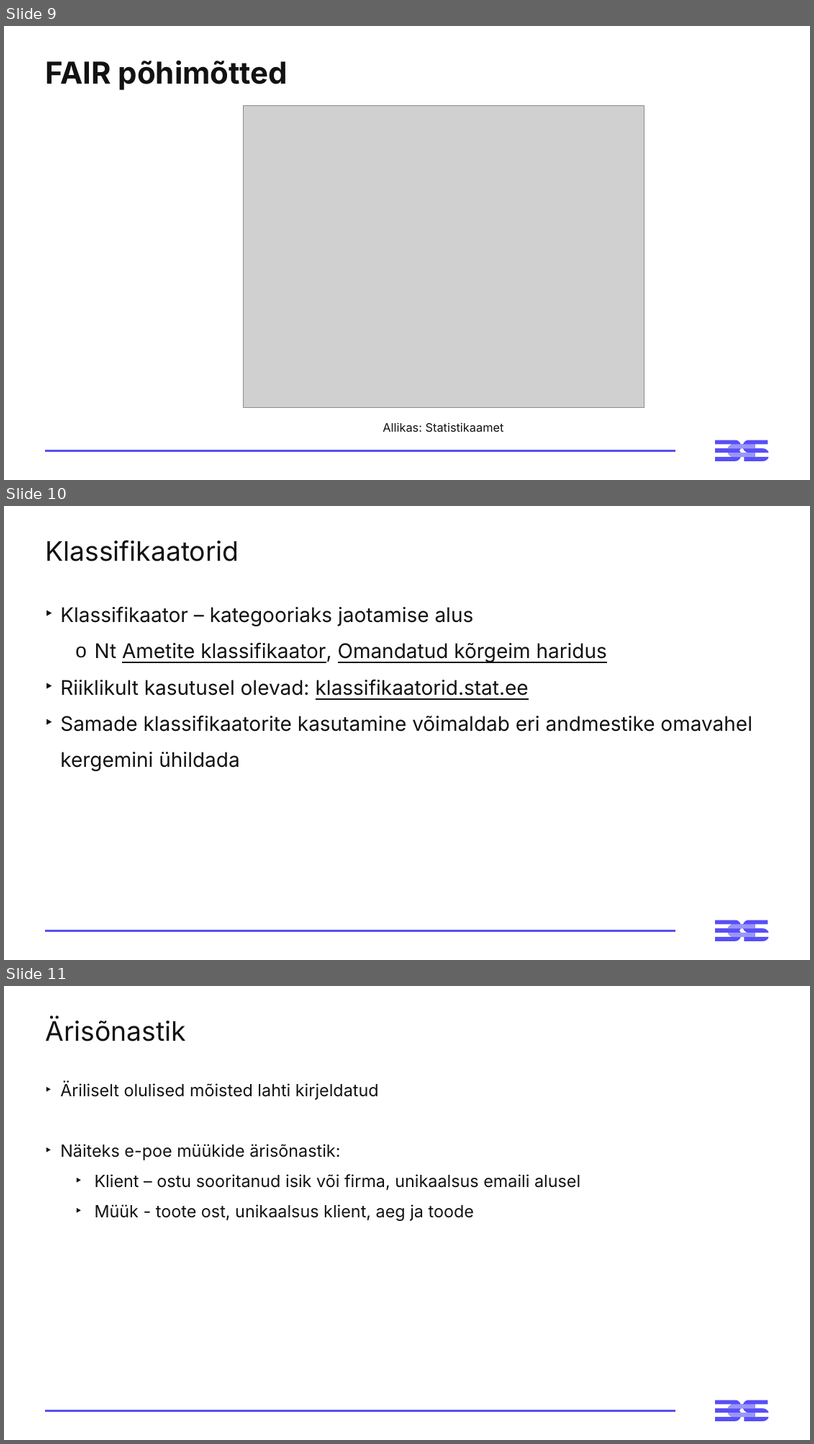
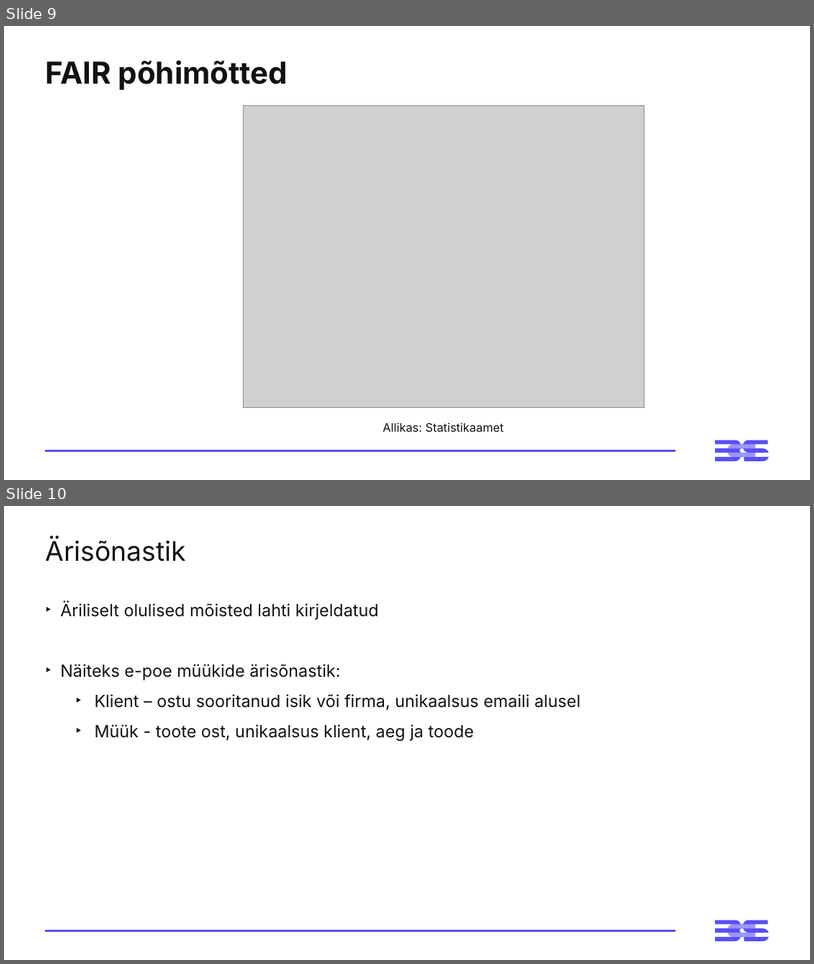
Before and after one commit to emilieabel/andmetarkus, a slide deck: Materjalid/Day9 Andmekorraldus Dim Fakt/9-paev-andmetarkus-esitlus.pptx. Shown one above the other, each under a label of ours: slides 9, 10 and 11 before the commit, slides 9 and 10 after it. The pictures are 814x1444 and 814x964 pixels, drawn with LibreOffice and Linux fonts; fonts in the diff are those of the drawing; grey boxes stand for pictures. Boxes give left, top, right and bottom in pixels: in the first picture for what was removed or moved away, otherwise in the second. Text is boxed around its words. In the diff, an @@ line names an element or a change of style, - is before the commit and + after.

```diff
--- a/Materjalid/Day9 Andmekorraldus Dim Fakt/9-paev-andmetarkus-esitlus.pptx
+++ b/Materjalid/Day9 Andmekorraldus Dim Fakt/9-paev-andmetarkus-esitlus.pptx
@@ slide 10 removed at [4,506,810,960], background #FFFFFF; not listed: 3 template elements that a slide beside it also shows @@
@@ title removed at [45,540,239,561] @@
-Klassifikaatorid
@@ text removed at [60,606,753,771] @@
-‣ Klassifikaator – kategooriaks jaotamise alus
-  o Nt Ametite klassifikaator, Omandatud kõrgeim haridus
-‣ Riiklikult kasutusel olevad: klassifikaatorid.stat.ee
-‣ Samade klassifikaatorite kasutamine võimaldab eri andmestike omavahel kergemini ühildada
@@ what was slide 11 is now slide 10 @@
```
Also in this commit, not shown: 1 slide changed, 4 other files.
